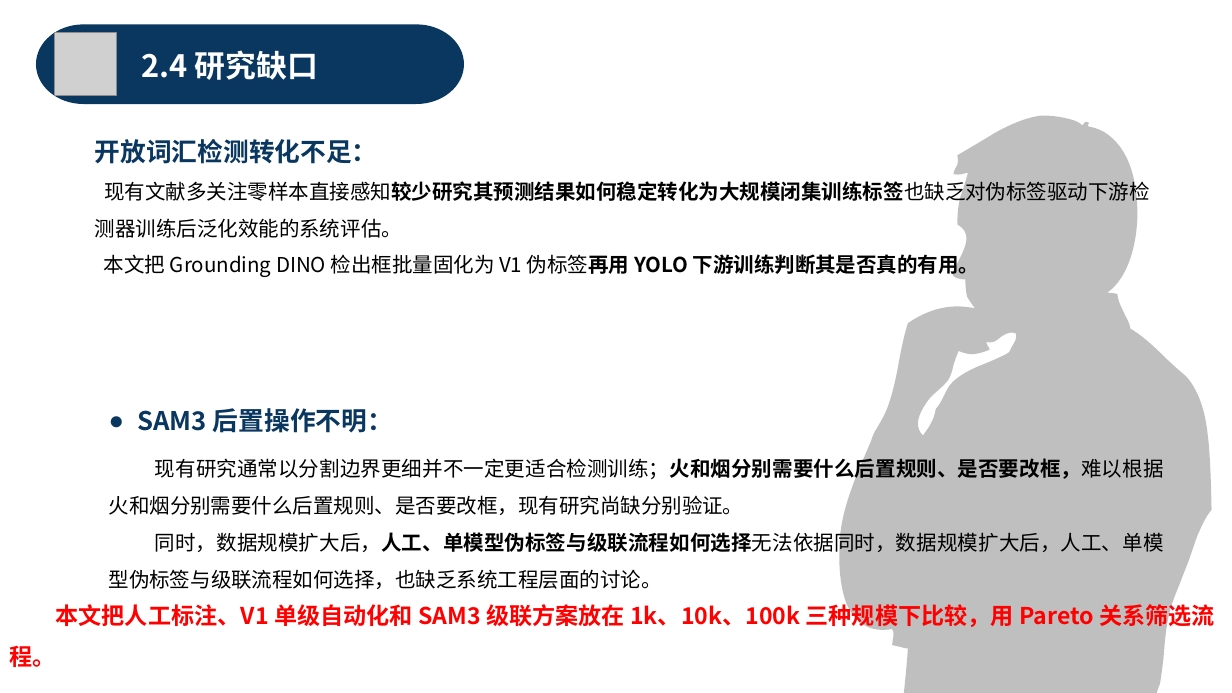
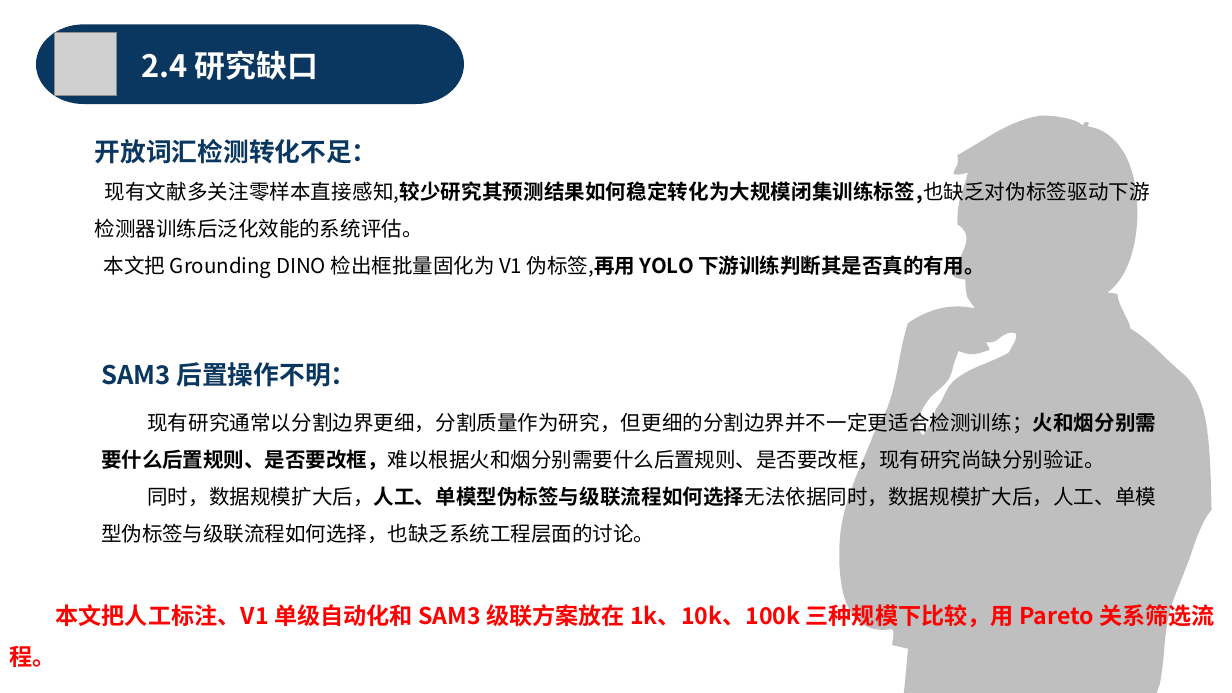
Before and after one commit to xiuli0923/paper, a slide deck: slide 14 of draft_v2.pptx. Drawn at 1232x693 pixels with LibreOffice and Linux fonts; fonts in the diff are those of the drawing; grey boxes stand for pictures; background and template pictures are left out. Boxes give left, top, right and bottom in pixels: in the first picture for what was removed or moved away, otherwise in the second. Text is boxed around its words. In the diff, an @@ line names an element or a change of style, - is before the commit and + after.

```diff
--- a/draft_v2.pptx
+++ b/draft_v2.pptx
@@ text at <box>95,181,1149,278</box>: text changed @@
-现有文献多关注零样本直接感知较少研究其预测结果如何稳定转化为大规模闭集训练标签也缺乏对伪标签驱动下游检测器训练后泛化效能的系统评估。
-本文把 Grounding DINO 检出框批量固化为 V1 伪标签再用 YOLO 下游训练判断其是否真的有用。
+现有文献多关注零样本直接感知,较少研究其预测结果如何稳定转化为大规模闭集训练标签,也缺乏对伪标签驱动下游检测器训练后泛化效能的系统评估。
+本文把 Grounding DINO 检出框批量固化为 V1 伪标签,再用 YOLO 下游训练判断其是否真的有用。
@@ text "SAM3 后置操作不明：": place and size @@
-text "SAM3 后置操作不明：" at <box>109,408,1164,589</box>
+text "SAM3 后置操作不明：" at <box>101,362,1156,543</box>
@@ text at <box>101,362,357,387</box>: bullet ● to none @@
@@ text at <box>101,412,1156,472</box>: text changed @@
-现有研究通常以分割边界更细并不一定更适合检测训练；火和烟分别需要什么后置规则、是否要改框，难以根据火和烟分别需要什么后置规则、是否要改框，现有研究尚缺分别验证。
+现有研究通常以分割边界更细，分割质量作为研究，但更细的分割边界并不一定更适合检测训练；火和烟分别需要什么后置规则、是否要改框，难以根据火和烟分别需要什么后置规则、是否要改框，现有研究尚缺分别验证。
```
Also in this commit, not shown: 19 other slides changed, 1 slide added, 1 other file.
